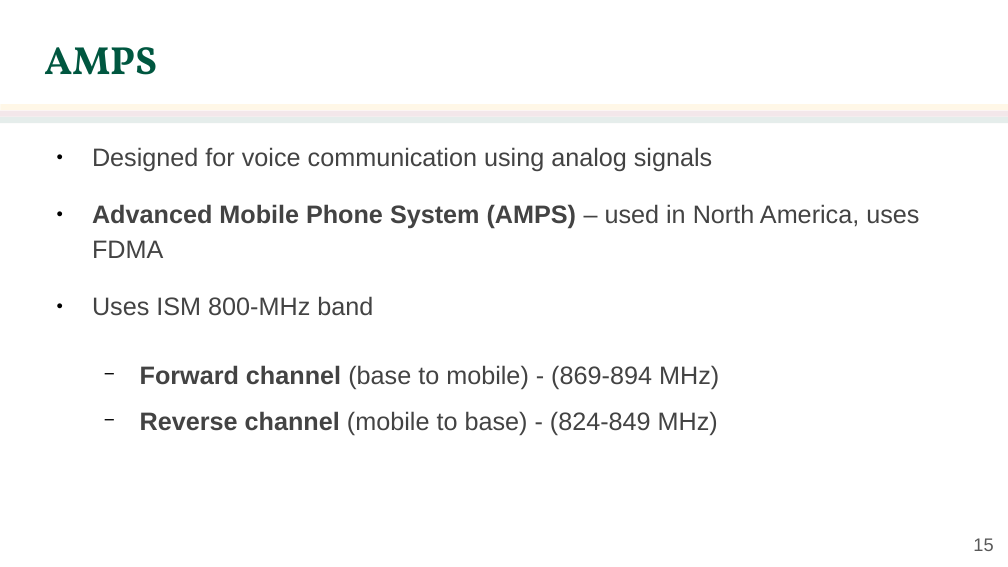
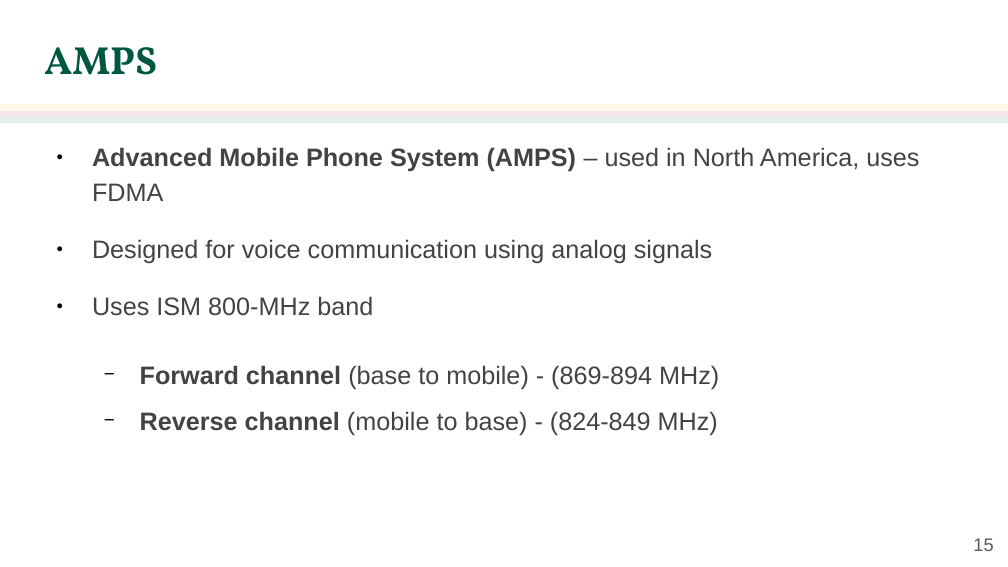
Before and after one commit to jachermocilla/extra-course-materials, a slide deck: slide 15 of cmsc137/slides-rsm/CMSC 137 - 25 - Other Wireless Networks.odp. Drawn at 1008x567 pixels with LibreOffice and Linux fonts; fonts in the diff are those of the drawing; background and template pictures are left out. Boxes give left, top, right and bottom in pixels: in the first picture for what was removed or moved away, otherwise in the second. Text is boxed around its words. In the diff, an @@ line names an element or a change of style, - is before the commit and + after.

```diff
--- a/cmsc137/slides-rsm/CMSC 137 - 25 - Other Wireless Networks.odp
+++ b/cmsc137/slides-rsm/CMSC 137 - 25 - Other Wireless Networks.odp
@@ text at (x1=92, y1=147, x2=919, y2=201): paragraph added @@
+● Advanced Mobile Phone System (AMPS) – used in North America, uses FDMA
@@ text at (x1=92, y1=204, x2=919, y2=258): paragraph removed @@
-● Advanced Mobile Phone System (AMPS) – used in North America, uses FDMA
```
Also in this commit, not shown: 1 other slide changed, 11 slides added, 1 other file.
